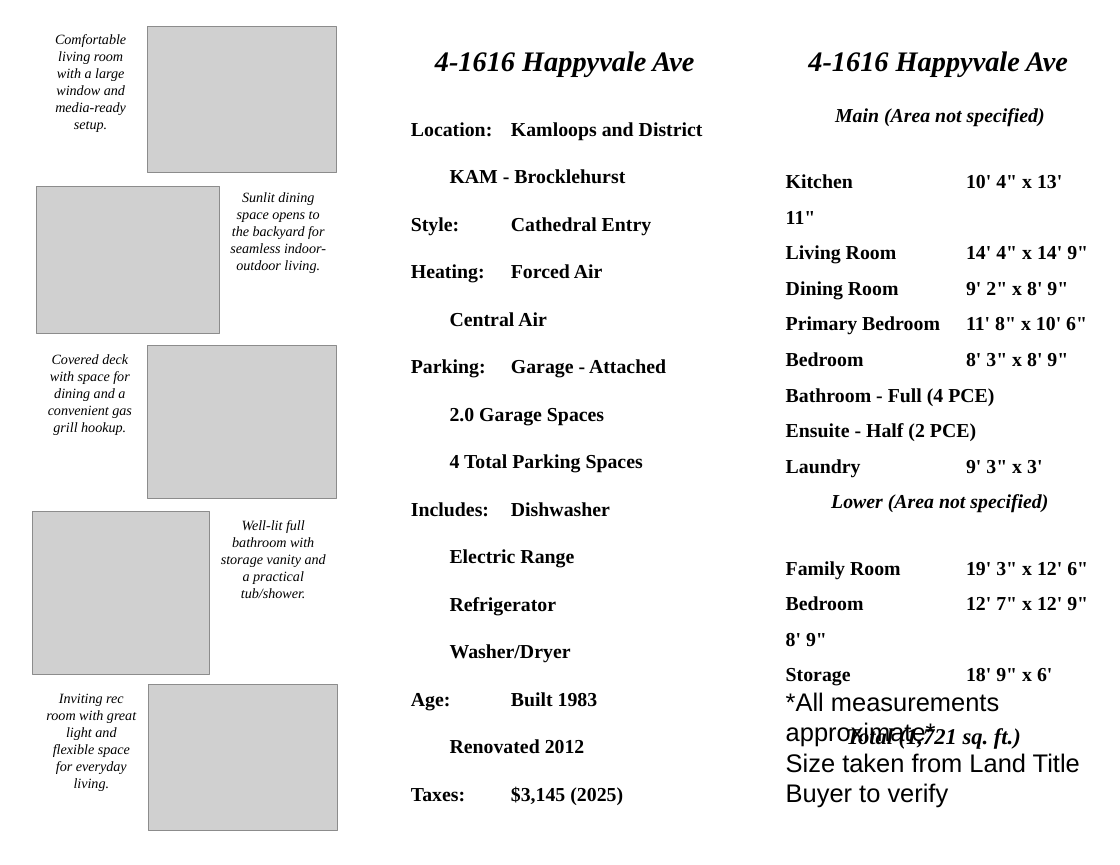
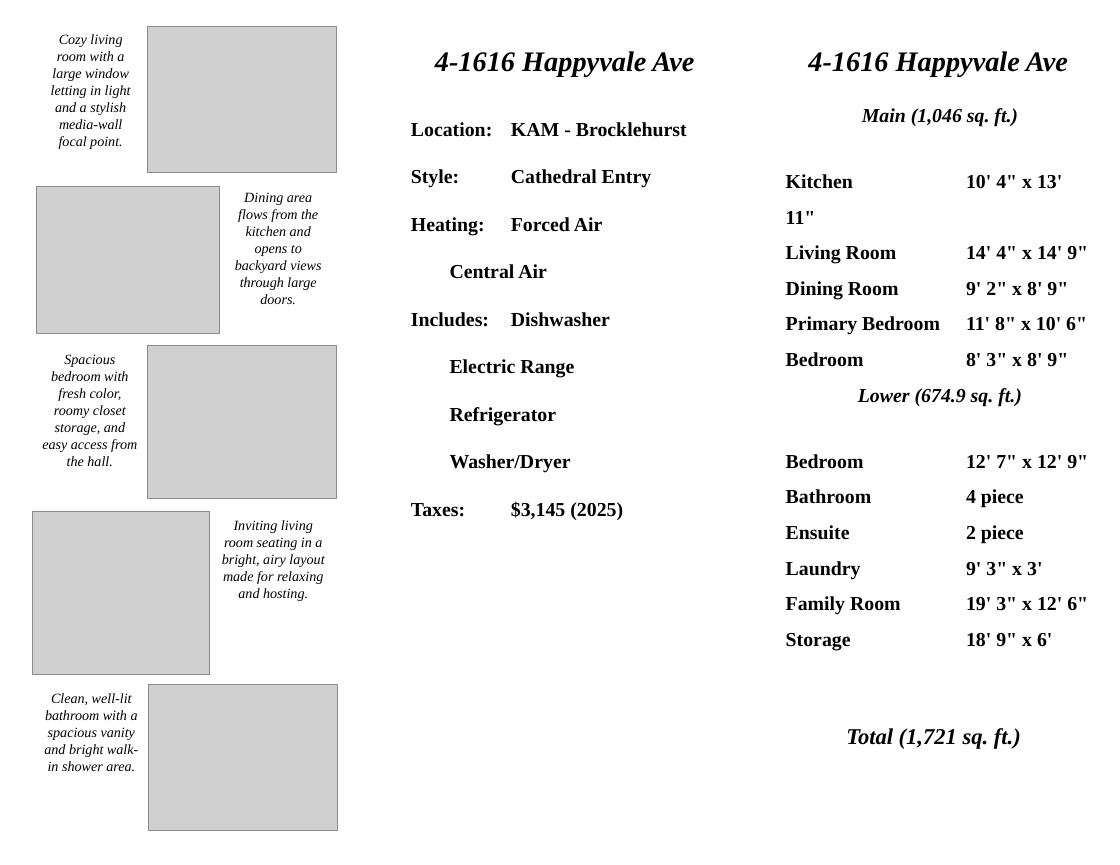
Before and after one commit to Shup04/Brochure-Agent, a slide deck: slide 2 of happyvale_brochure_v2.pptx. Drawn at 1120x865 pixels with LibreOffice and Linux fonts; fonts in the diff are those of the drawing; grey boxes stand for pictures; background and template pictures are left out. Boxes give left, top, right and bottom in pixels: in the first picture for what was removed or moved away, otherwise in the second. Text is boxed around its words. In the diff, an @@ line names an element or a change of style, - is before the commit and + after.

```diff
--- a/happyvale_brochure_v2.pptx
+++ b/happyvale_brochure_v2.pptx
@@ text at (51, 34, 131, 149): text changed @@
-Comfortable living room with a large window and media-ready setup.
+Cozy living room with a large window letting in light and a stylish media-wall focal point.
@@ text at (786, 108, 1088, 651): paragraph removed @@
-Lower (Area not specified)
@@ text at (862, 108, 1018, 127): text changed @@
-Main (Area not specified)
+Main (1,046 sq. ft.)
@@ text at (411, 122, 687, 137): text changed @@
-Location: Kamloops and District
-KAM - Brocklehurst
+Location: KAM - Brocklehurst
@@ text at (235, 192, 321, 304): text changed @@
-Sunlit dining space opens to the backyard for seamless indoor-outdoor living.
+Dining area flows from the kitchen and opens to backyard views through large doors.
@@ text at (42, 354, 137, 466): text changed @@
-Covered deck with space for dining and a convenient gas grill hookup.
+Spacious bedroom with fresh color, roomy closet storage, and easy access from the hall.
@@ text at (411, 359, 666, 473): paragraphs removed @@
-Parking: Garage - Attached
-2.0 Garage Spaces
-4 Total Parking Spaces
@@ text at (786, 388, 1088, 544): text changed @@
-Bathroom - Full (4 PCE)
-Ensuite - Half (2 PCE)
+Lower (674.9 sq. ft.)
+Bedroom 12' 7" x 12' 9"
+Bathroom 4 piece
+Ensuite 2 piece
@@ text at (222, 520, 324, 601): text changed @@
-Well-lit full bathroom with storage vanity and a practical tub/shower.
+Inviting living room seating in a bright, airy layout made for relaxing and hosting.
@@ text at (786, 596, 1088, 647): paragraph removed @@
-Bedroom 12' 7" x 12' 9" 8' 9"
@@ text at (44, 693, 138, 771): text changed @@
-Inviting rec room with great light and flexible space for everyday living.
+Clean, well-lit bathroom with a spacious vanity and bright walk-in shower area.
@@ text at (411, 692, 598, 754): paragraphs removed @@
-Age: Built 1983
-Renovated 2012
@@ text at (786, 692, 1080, 808): paragraphs removed @@
-*All measurements approximate*
-Size taken from Land Title Buyer to verify
```
Also in this commit, not shown: 1 other slide changed, 2 other files.
